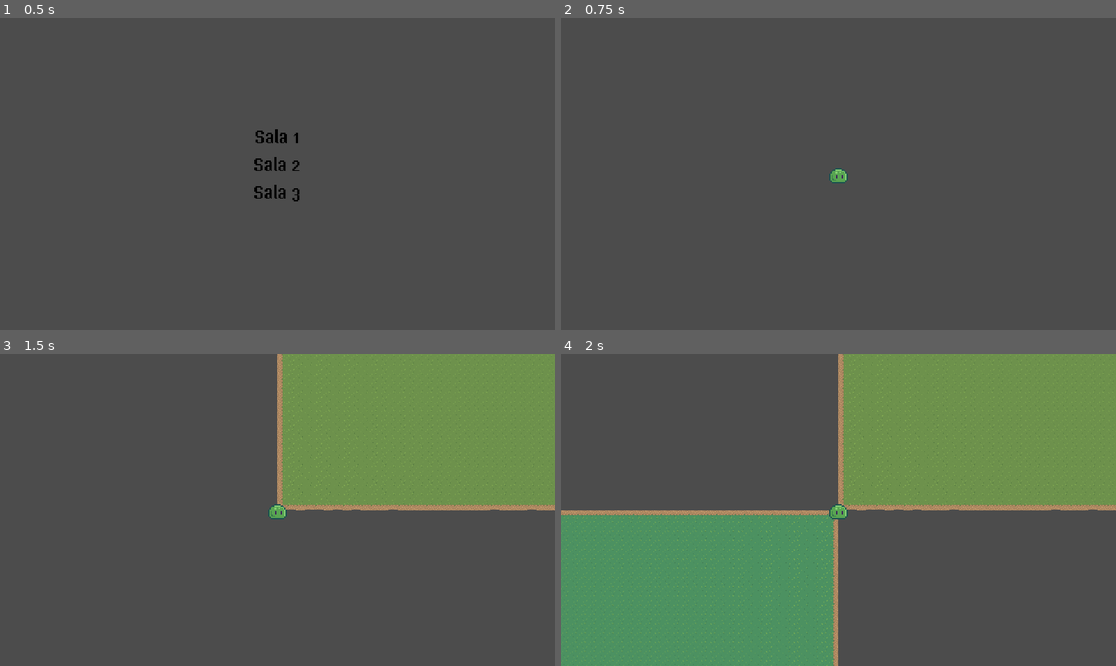
Above: before the commit, frames 1-4 (two rows, left to right).
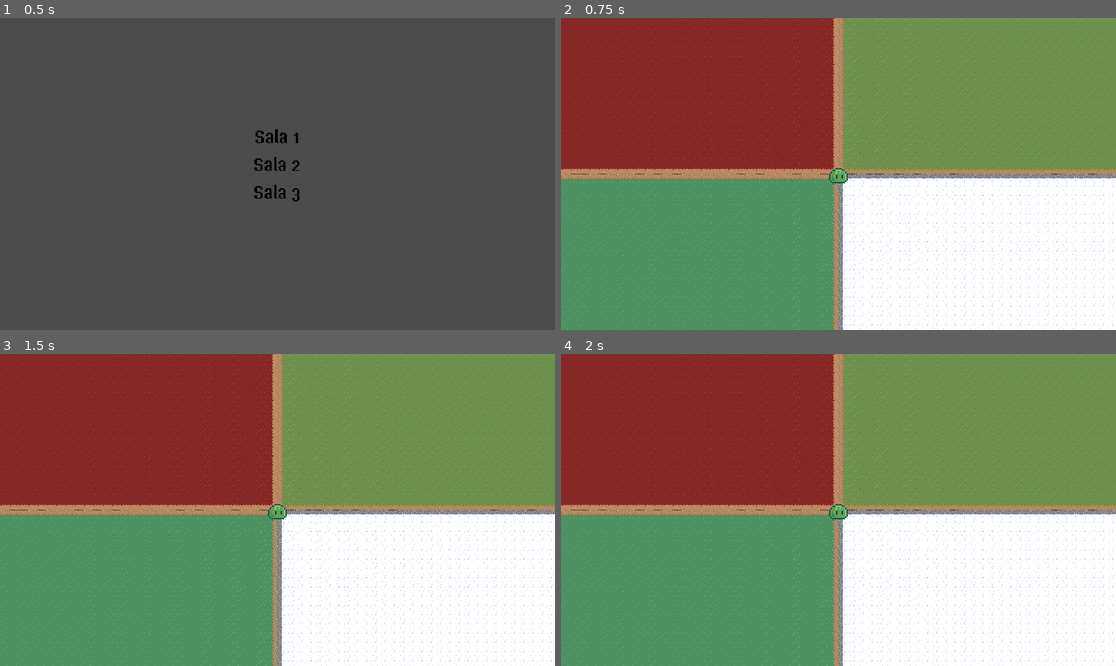
Above: after the commit, the same moments.

Repository: Insaly/LaboratoriTR
Game: Godot game, scene res://Sales/Hub.tscn
Two runs of this game, one before a commit and one after it. Both use one fixed random seed, a clock stepped at 60 frames per second and the inputs below.
Inputs:
- Up to frame 1 (0.5 s): no input
- Up to frame 2 (0.75 s): click "Sala 1" at 0.5 s
- Up to frame 3 (1.5 s): tap Enter at 1.25 s; tap 1 (1) at 1.35 s
- Up to frame 4 (2 s): tap 2 (2) at 1.55 s

Frame 1 is identical in both runs. In frame 2, 100% of the frame differs, in the area x 0-100%, y 0-100%; in frame 3, 75%; in frame 4, 50%.

Commit message:
a

Diff:
--- a/Projecte/Sales/Sala01.tscn
+++ b/Projecte/Sales/Sala01.tscn
@@ -1,11 +1,23 @@
-[gd_scene load_steps=3 format=2]
+[gd_scene load_steps=7 format=2]
 
 [ext_resource path="res://Entitats/Player.tscn" type="PackedScene" id=1]
+[ext_resource path="res://Entitats/TileMap04.tscn" type="PackedScene" id=2]
 [ext_resource path="res://Scripts/Sala01.gd" type="Script" id=3]
+[ext_resource path="res://Entitats/TileMap01.tscn" type="PackedScene" id=4]
+[ext_resource path="res://Entitats/TileMap02.tscn" type="PackedScene" id=5]
+[ext_resource path="res://Entitats/TileMap03.tscn" type="PackedScene" id=6]
 
 [node name="Node2D" type="Node2D"]
 script = ExtResource( 3 )
 
 [node name="Position2D" type="Position2D" parent="."]
 
+[node name="Node2D" parent="Position2D" instance=ExtResource( 4 )]
+
+[node name="Node2D2" parent="Position2D" instance=ExtResource( 5 )]
+
+[node name="Node2D3" parent="Position2D" instance=ExtResource( 6 )]
+
+[node name="Node2D4" parent="Position2D" instance=ExtResource( 2 )]
+
 [node name="KinematicBody2D" parent="." instance=ExtResource( 1 )]
